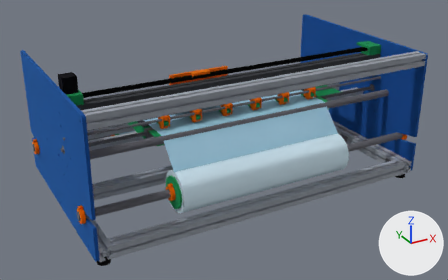
The glTF model docs/model/openprinter.glb as it was, and as the next commit left it.
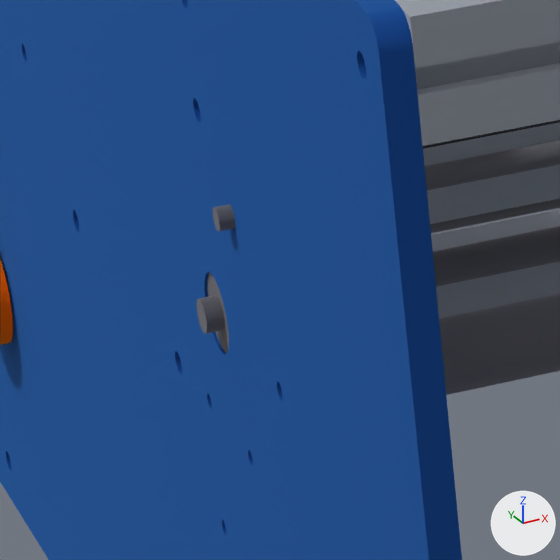
The first picture shows the older version from a 50 mm lens placed at (-954.0, -1771.0, 728.0), pointed at (-3.0, -42.0, -136.0). The close-ups show the older and then the newer version on the part from 8% to 23% of the width and 41% to 64% of the height of that picture. Only the edits that show in the close-ups are written down. The axes (+X, +Y, +Z) are drawn at lower right. The lights are the same throughout. Where no turn or scale is listed for an object, it has been applied to the vertices. Vertices at exactly the same position are counted once.

In view in the first close-up: 'collarin_placa_recogida_0', 'eje_arrastre', 'eje_levante', 'eje_rollo_recogida', 'guia_trasera', 'placa_izq', 'tirante_sup', 'travesano_mesa_0', 'travesano_mesa_1' and 2 more.
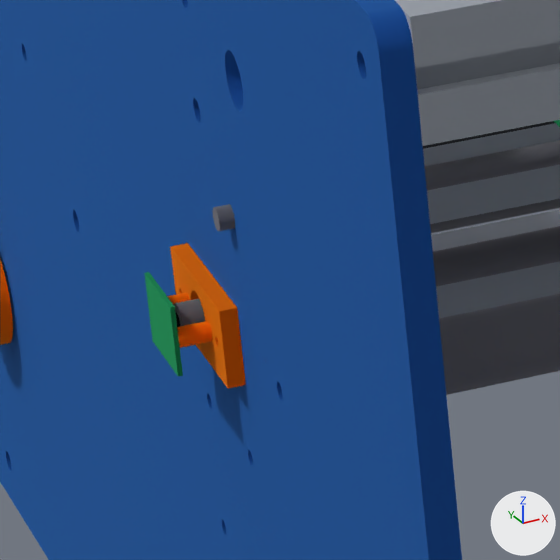
Location of each change, (x1, y1, x2, y2) in pixels of the close-ups (560 x 560 px):
```json
{"object": "eje_arrastre", "change": "reshaped", "before": [196, 226, 560, 334], "after": [173, 226, 560, 326]}
{"object": "encoder_y_soporte", "change": "added", "after": [167, 243, 246, 389], "on screen": "orange"}
{"object": "encoder_y_pcb", "change": "added", "after": [144, 272, 183, 376], "on screen": "green"}
{"object": "encoder_y_iman", "change": "added", "after": [175, 312, 180, 327]}
{"part": 1, "of": "me_placa_izq", "change": "added", "after": [77, 106, 278, 455], "on screen": "blue"}
{"part": 2, "of": "me_placa_izq", "change": "added", "after": [188, 0, 365, 389], "on screen": "blue"}
```

Scene script edits in JSON lines:
```json
{"block": "me_placa_izq", "where": "# used by ob_placa_izq; location = (0.0, 0.0, 0.0)"}
{"op": "remove", "block": "me_placa_izq", "code": "me_placa_izq.from_pydata(...)  # 960 vertices, 1980 faces; spans x -575.0..-565.0, y -360.0..330.0, z -260.0..170.0"}
{"op": "add", "block": "me_placa_izq", "code": "me_placa_izq.from_pydata(...)  # 1116 vertices, 2304 faces; spans x -575.0..-565.0, y -360.0..330.0, z -260.0..170.0"}
{"block": "me_placa_izq", "change": "me_placa_izq part 1: 104 vertices added at x -575.0..-565.0, y -149.0..-101.0, z -17.0..-13.0"}
{"block": "me_placa_izq", "change": "me_placa_izq part 2: 52 vertices added at x -575.0..-565.0, y -195.0..-175.0, z 80.0..100.0"}
{"block": "me_eje_arrastre", "where": "# used by ob_eje_arrastre; location = (0.0, 0.0, 0.0)"}
{"op": "remove", "block": "me_eje_arrastre", "code": "me_eje_arrastre.from_pydata(...)  # 52 vertices, 100 faces; spans x -580.0..609.0, y -131.0..-119.0, z -21.0..-9.0"}
{"op": "add", "block": "me_eje_arrastre", "code": "me_eje_arrastre.from_pydata(...)  # 52 vertices, 100 faces; spans x -588.0..609.0, y -131.0..-119.0, z -21.0..-9.0"}
{"block": "me_eje_arrastre", "change": "me_eje_arrastre part 3: the whole mesh is multiplied about its middle by the matrix ((1.007, 0.0, 0.0), (0.0, 1.0, 0.0), (0.0, 0.0, 1.0)), then moved by (-4.0, 0.0, 0.0)"}
{"op": "add", "block": "me_encoder_y_pcb", "code": ["me_encoder_y_pcb = bpy.data.meshes.new('encoder_y_pcb')", "me_encoder_y_pcb.from_pydata(...)  # a box spanning x -593.6..-592.0, y -141.0..-109.0, z -27.5..-2.5", "me_encoder_y_pcb.materials.append(mat_mat_5)  # green #33b373"]}
{"op": "add", "block": "me_encoder_y_iman", "code": ["me_encoder_y_iman = bpy.data.meshes.new('encoder_y_iman')", "me_encoder_y_iman.from_pydata(...)  # a 26-sided cylinder along x spanning x -590.5..-588.0, y -128.0..-122.0, z -17.98..-12.02", "me_encoder_y_iman.materials.append(mat_mat_4)  # black #262626"]}
{"op": "add", "block": "me_encoder_y_soporte", "code": ["me_encoder_y_soporte = bpy.data.meshes.new('encoder_y_soporte')", "me_encoder_y_soporte.from_pydata(...)  # 372 vertices, 752 faces; spans x -592.0..-575.0, y -155.0..-95.0, z -29.0..-1.0", "me_encoder_y_soporte.materials.append(mat_mat_8)  # orange #f28c19"]}
{"op": "add", "block": "ob_encoder_y_pcb", "code": ["ob_encoder_y_pcb = bpy.data.objects.new('encoder_y_pcb', me_encoder_y_pcb)", "ob_encoder_y_pcb.location = (0.0, 0.0, 0.0)"]}
{"op": "add", "block": "ob_encoder_y_iman", "code": ["ob_encoder_y_iman = bpy.data.objects.new('encoder_y_iman', me_encoder_y_iman)", "ob_encoder_y_iman.location = (0.0, 0.0, 0.0)"]}
{"op": "add", "block": "ob_encoder_y_soporte", "code": ["ob_encoder_y_soporte = bpy.data.objects.new('encoder_y_soporte', me_encoder_y_soporte)", "ob_encoder_y_soporte.location = (0.0, 0.0, 0.0)"]}
```
